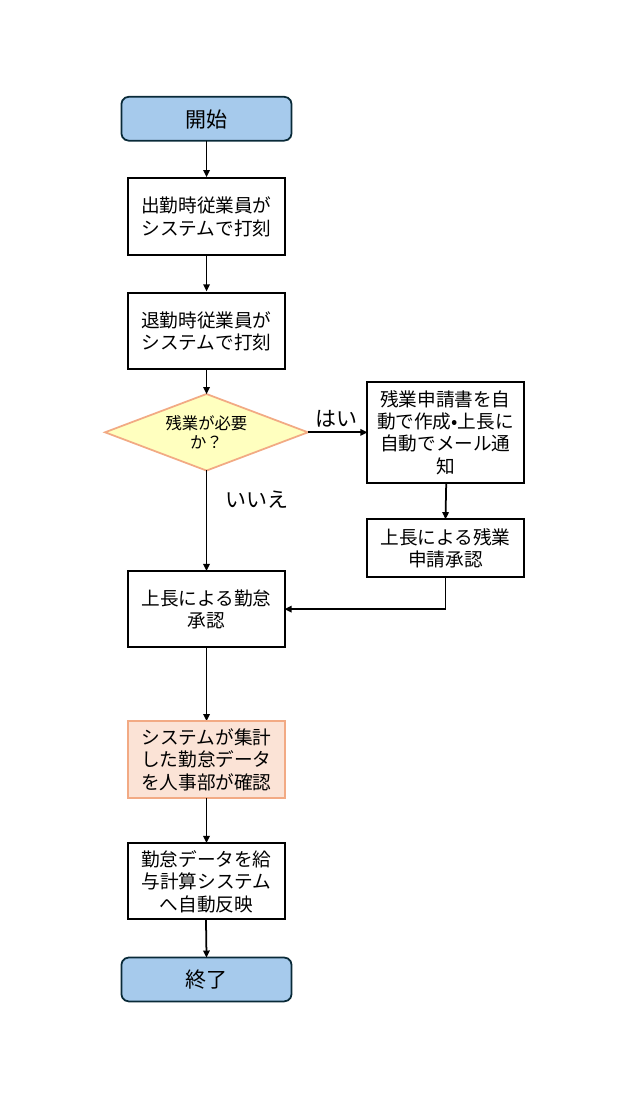
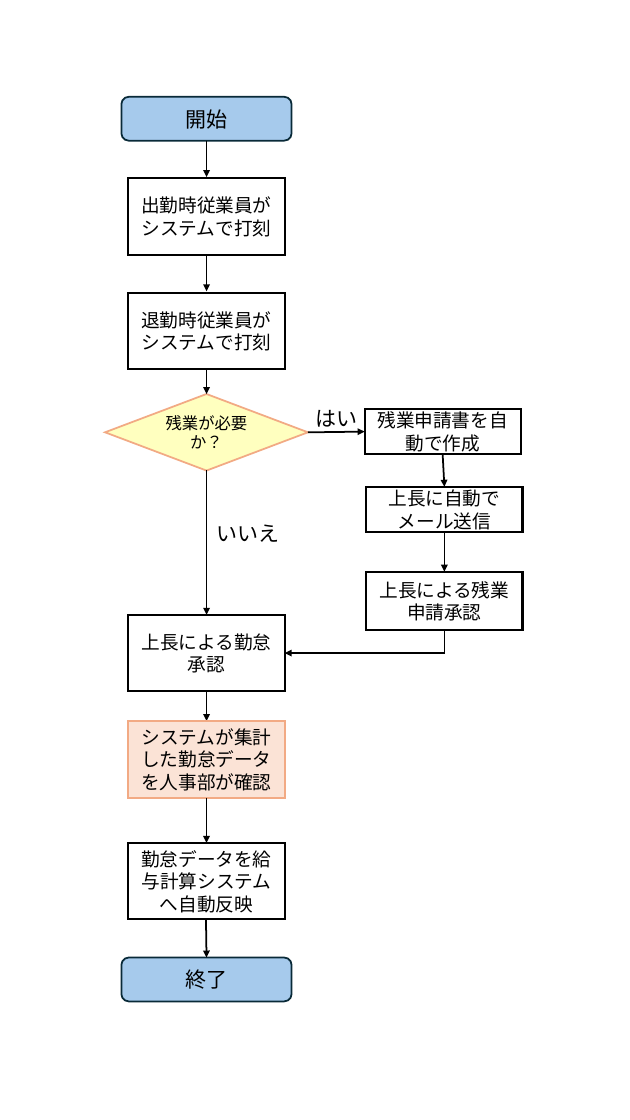
Before and after one commit to takumahino/01_Attendance, a slide deck: slide 1 of 課題１＿フロー.pptx. Drawn at 630x1120 pixels with LibreOffice and Linux fonts; fonts in the diff are those of the drawing. Boxes give left, top, right and bottom in pixels: in the first picture for what was removed or moved away, otherwise in the second. Text is boxed around its words. In the diff, an @@ line names an element or a change of style, - is before the commit and + after.

```diff
--- a/課題１＿フロー.pptx
+++ b/課題１＿フロー.pptx
@@ rectangle "残業申請書を自動で作成": place and size @@
-rectangle "残業申請書を自動で作成" at bbox=[367, 382, 523, 483]
+rectangle "残業申請書を自動で作成" at bbox=[365, 409, 521, 454]
@@ text in rectangle at bbox=[378, 408, 508, 456]: text changed @@
-残業申請書を自動で作成・上長に自動でメール通知
+残業申請書を自動で作成
@@ arrow moved from (207, 470) - (207, 571) to (207, 470) - (207, 615) @@
@@ arrow moved from (446, 483) - (445, 519) to (443, 454) - (444, 486) @@
@@ rectangle added at bbox=[366, 486, 522, 532], outline #000000 1.75 pt, 16 pt, text #000000 @@
+上長に自動でメール送信
@@ text "いいえ": place and size @@
-text "いいえ" at bbox=[225, 490, 288, 508]
+text "いいえ" at bbox=[217, 524, 280, 542]
@@ arrow added from (444, 532) to (444, 572), #000000 1.5 pt @@
@@ rectangle "上長による残業申請承認": place and size @@
-rectangle "上長による残業申請承認" at bbox=[367, 519, 523, 577]
+rectangle "上長による残業申請承認" at bbox=[366, 572, 522, 630]
@@ rectangle "上長による勤怠承認": place and size @@
-rectangle "上長による勤怠承認" at bbox=[129, 571, 285, 648]
+rectangle "上長による勤怠承認" at bbox=[129, 615, 285, 691]
@@ elbow arrow moved from (445, 577) - (285, 609) to (444, 630) - (285, 653) @@
@@ arrow moved from (207, 648) - (207, 721) to (207, 691) - (207, 721) @@
```
Also in this commit, not shown: 3 other files.
